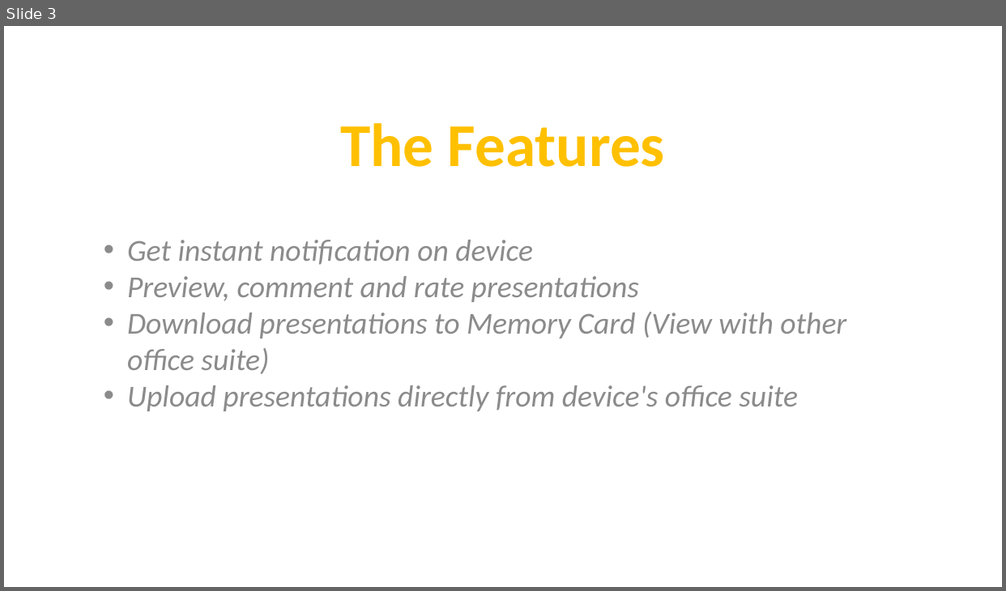
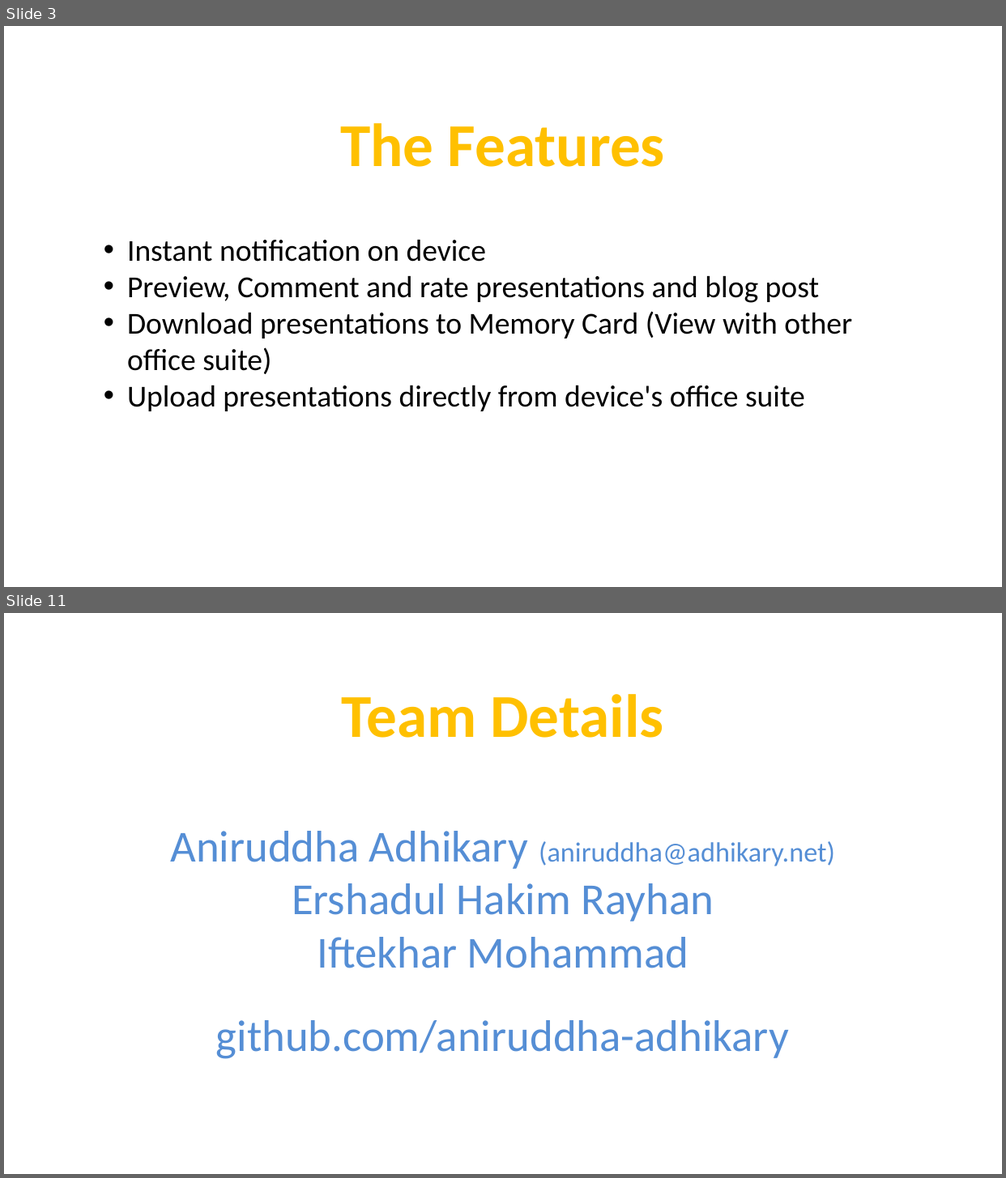
Before and after one commit to ServiceInnovationCamp/Group4, a slide deck: 4-ShikkhokBatayon.pptx. Shown one above the other, each under a label of ours: slide 3 before the commit, slides 3 and 11 after it; the slides between them are not shown. The pictures are 1006x591 and 1006x1178 pixels, drawn with LibreOffice and Linux fonts; fonts in the diff are those of the drawing; background and template pictures are left out. Boxes give left, top, right and bottom in pixels: in the first picture for what was removed or moved away, otherwise in the second. Text is boxed around its words. In the diff, an @@ line names an element or a change of style, - is before the commit and + after.

Commit message:
added mockups and details

```diff
--- a/4-ShikkhokBatayon.pptx
+++ b/4-ShikkhokBatayon.pptx
@@ slide 11 added at box(4, 613, 1002, 1174), background #FFFFFF @@
@@ text added at box(341, 694, 663, 738), 44 pt, text #FFC000, bold @@
+Team Details
@@ text added at box(170, 831, 835, 1059), 32 pt, text #558ED5 @@
+Aniruddha Adhikary (aniruddha@adhikary.net)
+Ershadul Hakim Rayhan
+Iftekhar Mohammad
+github.com/aniruddha-adhikary
@@ slide 3 changed as well @@
@@ text at box(127, 240, 819, 303): text changed; text colour #8B8B8B to #000000; italic off @@
-• Get instant notification on device
-• Preview, comment and rate presentations
+• Instant notification on device
+• Preview, Comment and rate presentations and blog post
@@ text at box(127, 311, 852, 412): text colour #8B8B8B to #000000, italic off in "Download presentations to Memory Card (View with ...", "Upload presentations directly from device's office suite" @@
```
Also in this commit, not shown: 2 other slides changed, 8 other slides added, 5 slides removed, 5 other files.
